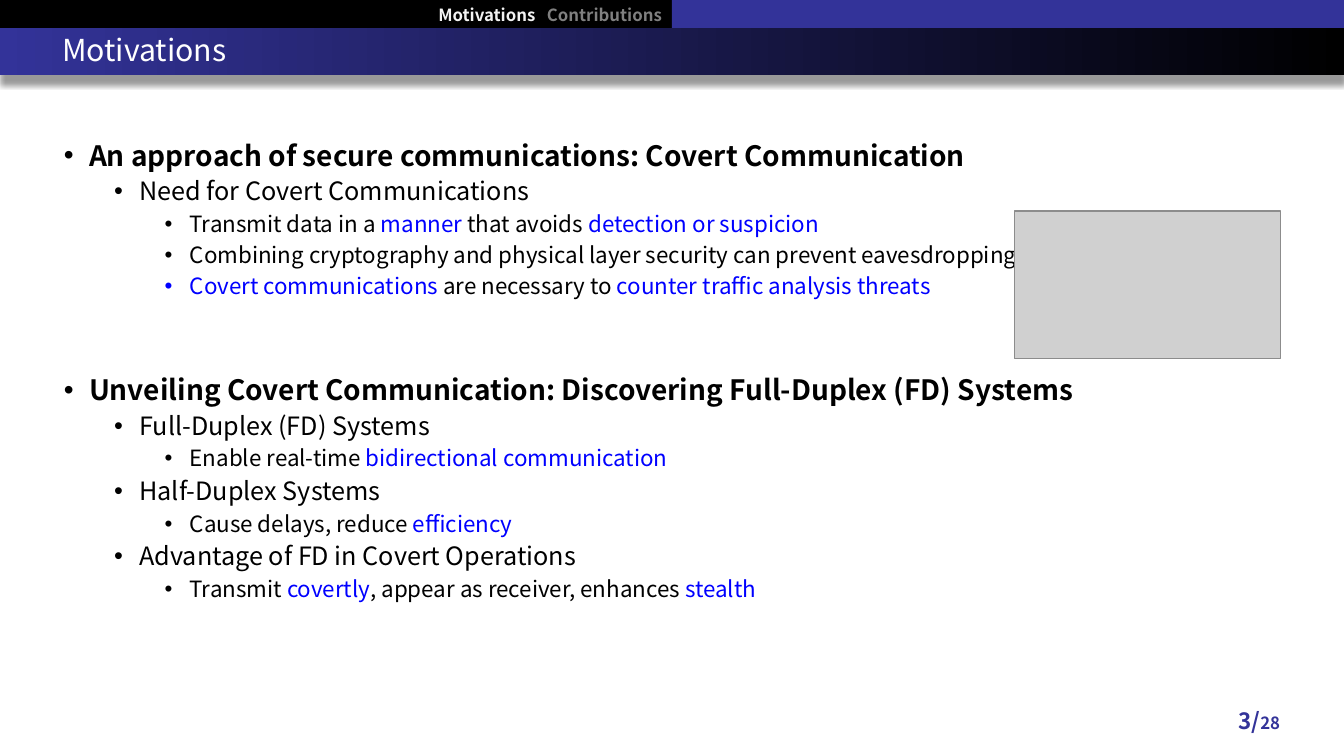
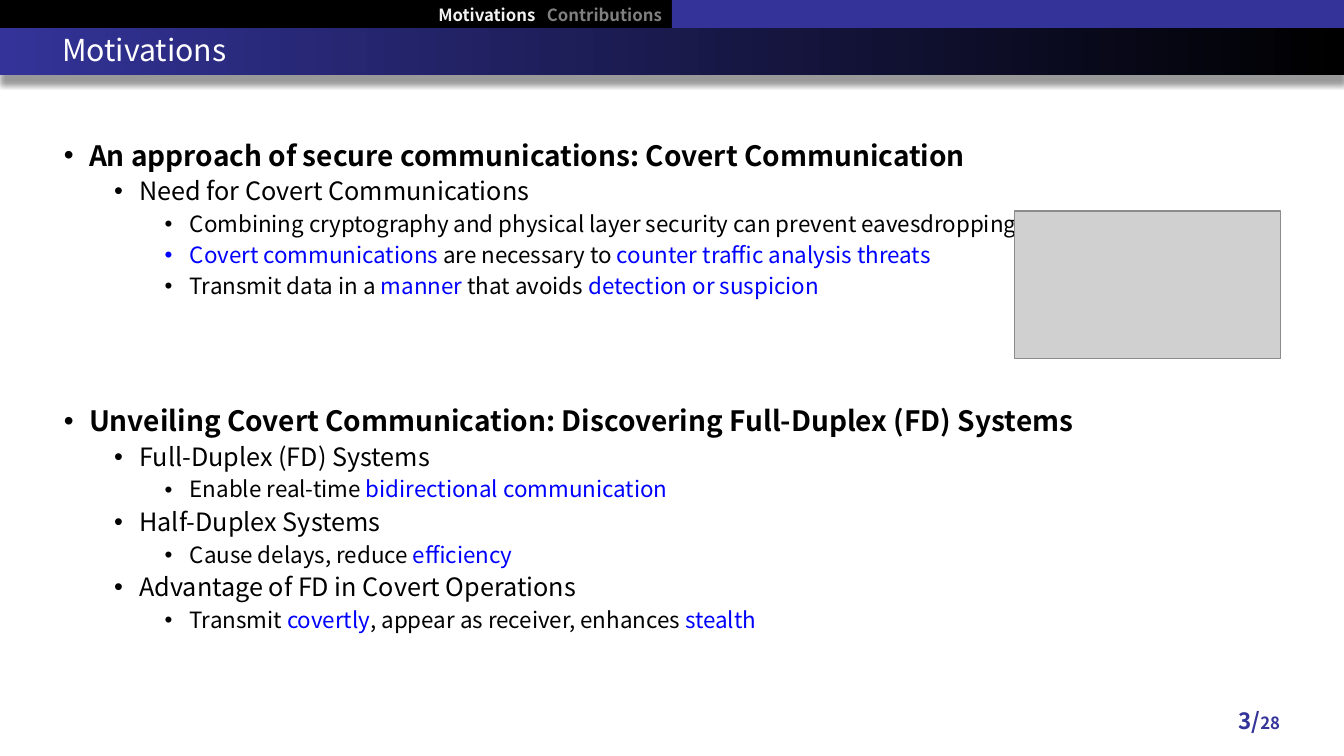
Before and after one commit to RefatHanbat/Presentation-of-SDM, a slide deck: slide 3 of New Problem/Thesis Defense slide.pptx. Drawn at 1344x756 pixels with LibreOffice and Linux fonts; fonts in the diff are those of the drawing; grey boxes stand for pictures. Boxes give left, top, right and bottom in pixels: in the first picture for what was removed or moved away, otherwise in the second. Text is boxed around its words. In the diff, an @@ line names an element or a change of style, - is before the commit and + after.

Commit message:
updated

```diff
--- a/New Problem/Thesis Defense slide.pptx
+++ b/New Problem/Thesis Defense slide.pptx
@@ text at [190,214,819,237]: paragraph removed @@
-    • Transmit data in a manner that avoids detection or suspicion
@@ text at [190,276,819,299]: paragraph added @@
+    • Transmit data in a manner that avoids detection or suspicion
```
Also in this commit, not shown: 1 other slide changed.
